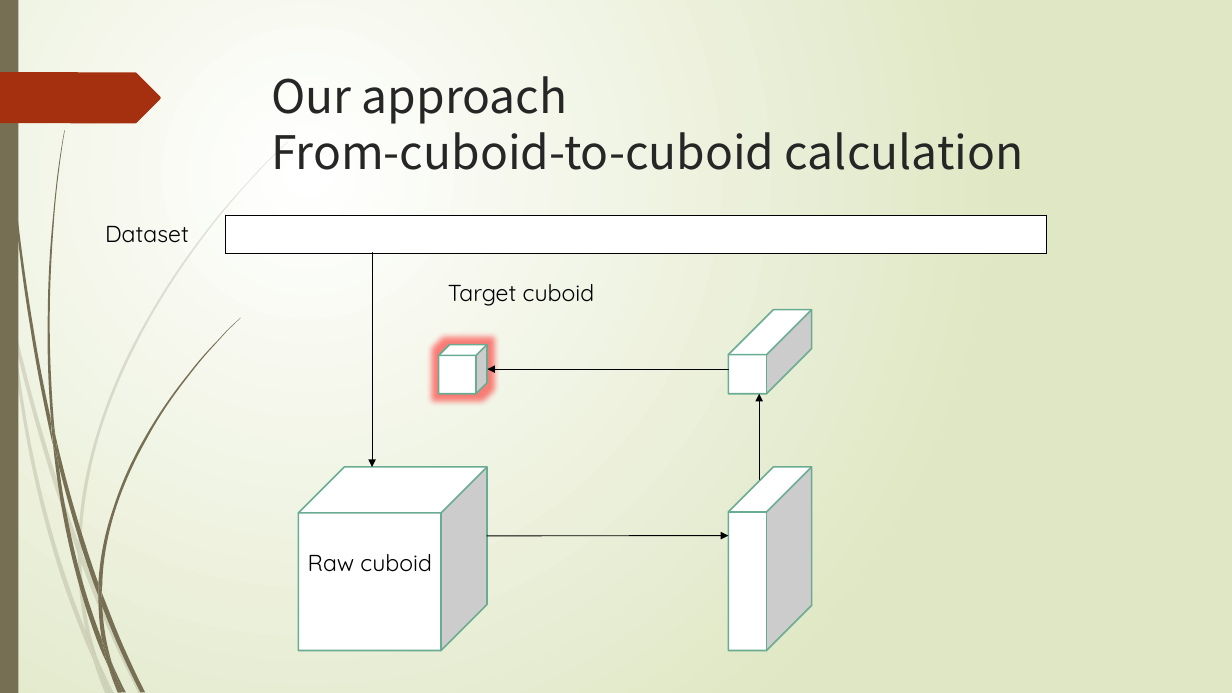
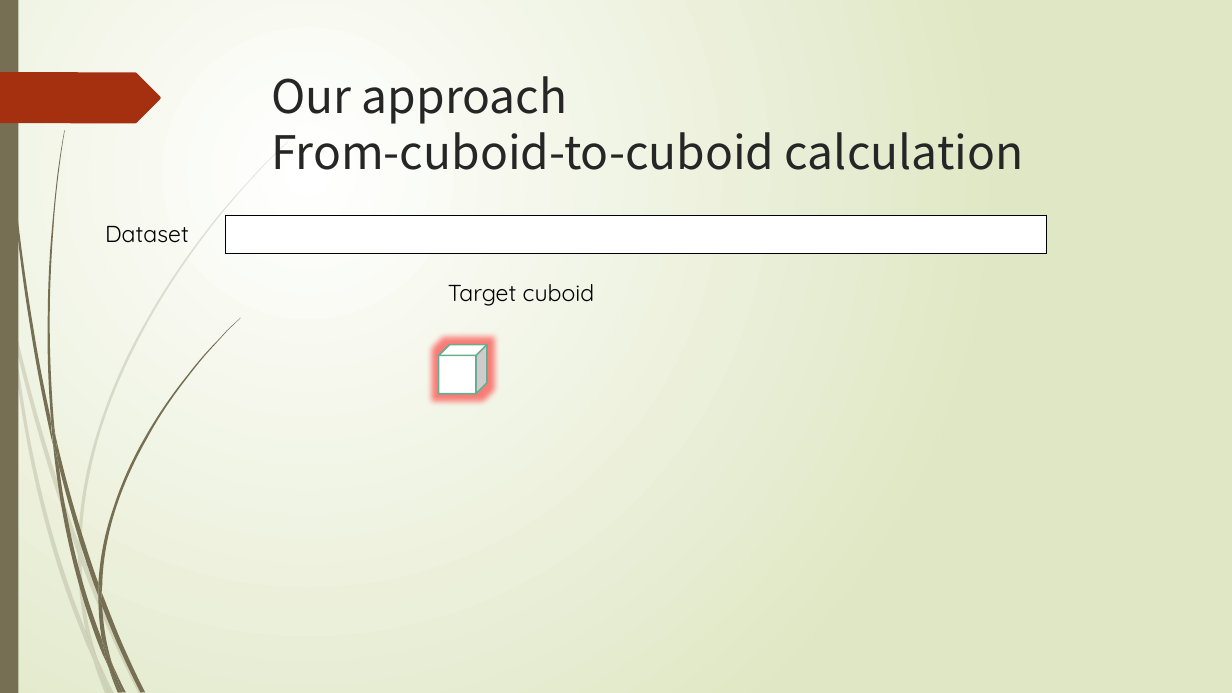
Before and after one commit to thoh-testarossa/Mirage-docs, a slide deck: slide 18 of thoh/gradurate_thesis/答辩.pptx (slide 9 before the commit). Drawn at 1232x693 pixels with LibreOffice and Linux fonts; fonts in the diff are those of the drawing. Boxes give left, top, right and bottom in pixels: in the first picture for what was removed or moved away, otherwise in the second. Text is boxed around its words. In the diff, an @@ line names an element or a change of style, - is before the commit and + after.

```diff
--- a/thoh/gradurate_thesis/答辩.pptx
+++ b/thoh/gradurate_thesis/答辩.pptx
@@ arrow removed from (372, 252) to (372, 467) @@
@@ cube removed at <box>728,310,811,394</box> @@
@@ arrow removed from (728, 370) to (487, 370) @@
@@ arrow removed from (760, 480) to (760, 394) @@
@@ cube removed at <box>299,467,487,651</box> @@
@@ cube removed at <box>728,467,811,651</box> @@
@@ arrow removed from (487, 536) to (728, 536) @@
@@ text removed at <box>308,554,431,572</box> @@
-Raw cuboid
```
Also in this commit, not shown: 5 other slides changed, 13 slides added, 3 slides removed, 16 other files.
